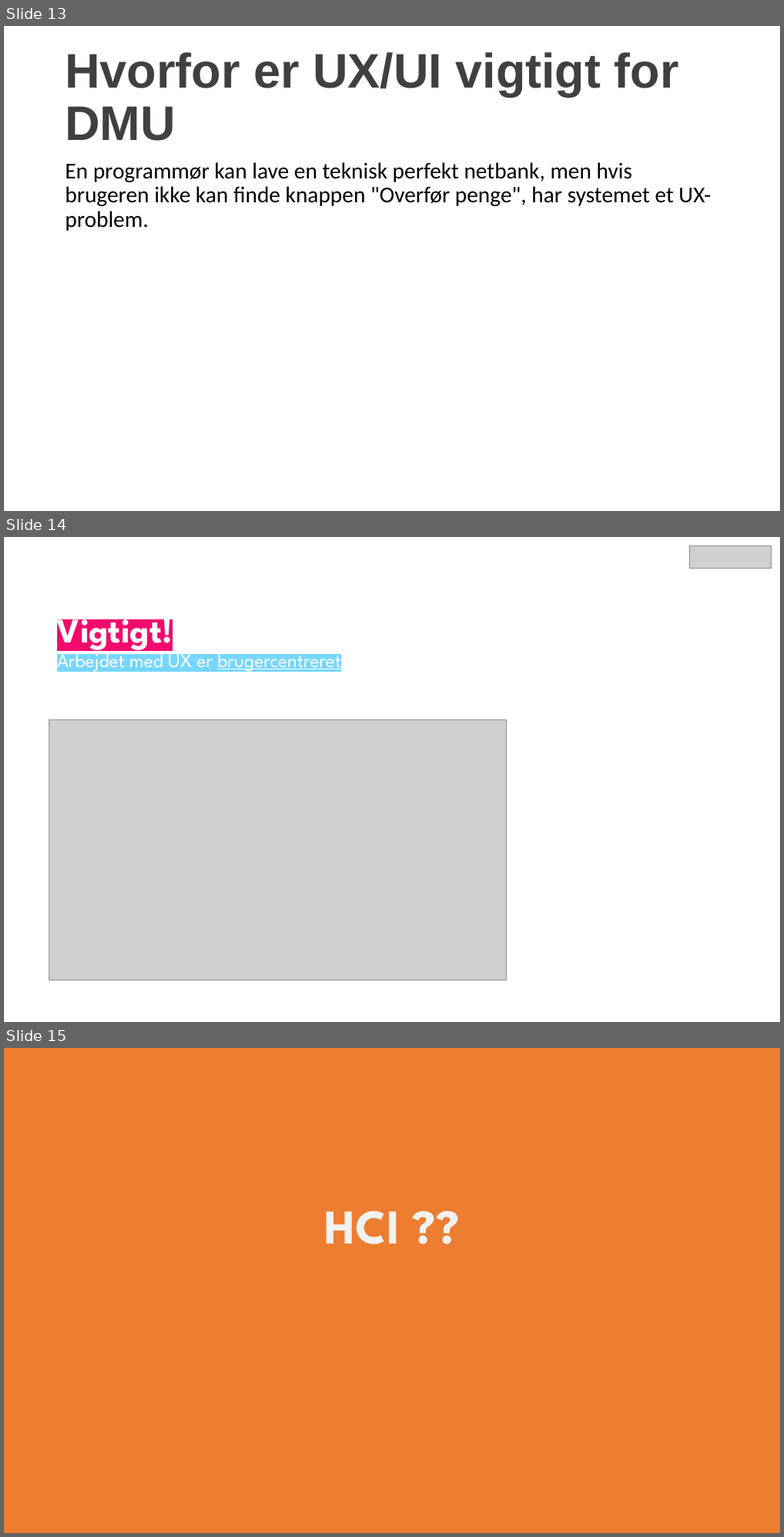
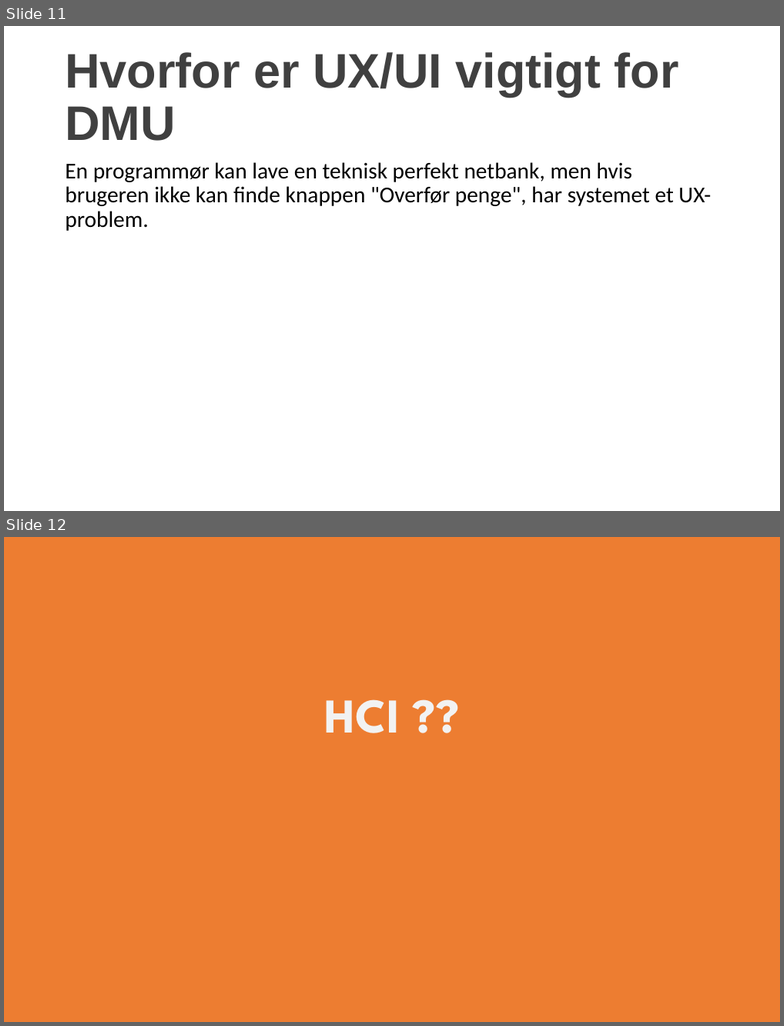
Before and after one commit to xiaoleibi/DMU26, a slide deck: UX valgfag2026.pptx. Shown one above the other, each under a label of ours: slides 13, 14 and 15 before the commit, slides 11 and 12 after it. The pictures are 784x1537 and 784x1026 pixels, drawn with LibreOffice and Linux fonts; fonts in the diff are those of the drawing; grey boxes stand for pictures. Boxes give left, top, right and bottom in pixels: in the first picture for what was removed or moved away, otherwise in the second. Text is boxed around its words. In the diff, an @@ line names an element or a change of style, - is before the commit and + after.

```diff
--- a/UX valgfag2026.pptx
+++ b/UX valgfag2026.pptx
@@ slide 14 removed at (4, 537, 780, 1022), background #FFFFFF @@
@@ picture removed at (690, 545, 772, 568) @@
@@ title removed at (57, 619, 341, 673) @@
-Vigtigt!
-Arbejdet med UX er brugercentreret
@@ picture removed at (49, 720, 506, 981) @@
@@ what was slide 13 is now slide 11 @@
@@ what was slide 15 is now slide 12 @@
```
Also in this commit, not shown: 5 slides changed, 1 slide added, 4 other slides removed.
